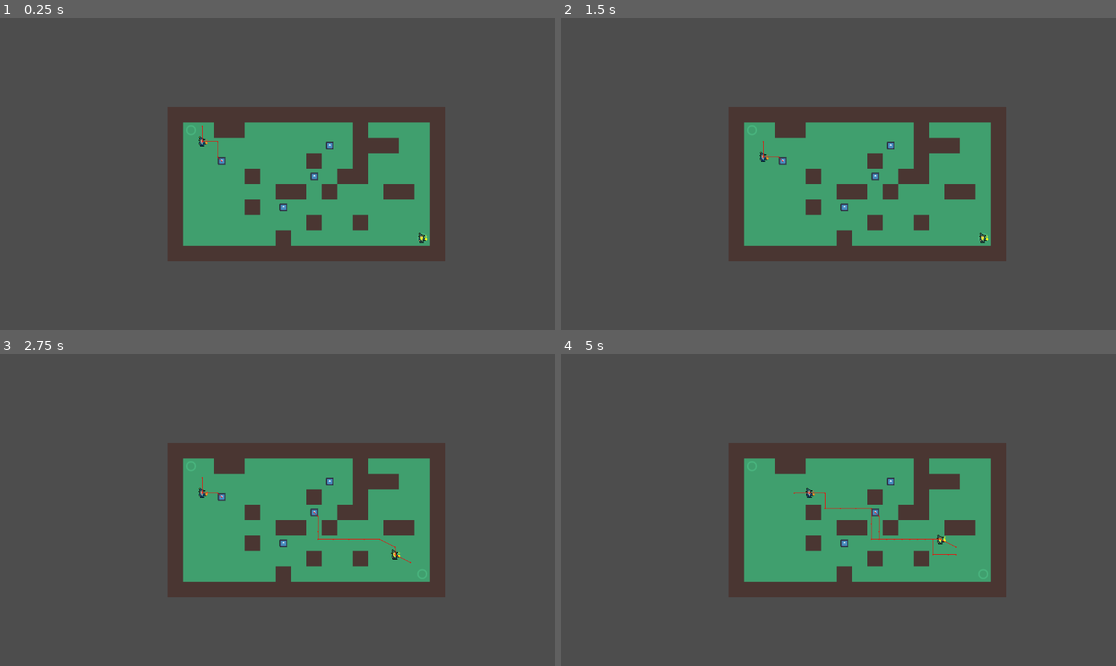
Above: before the commit, frames 1-4 (two rows, left to right).
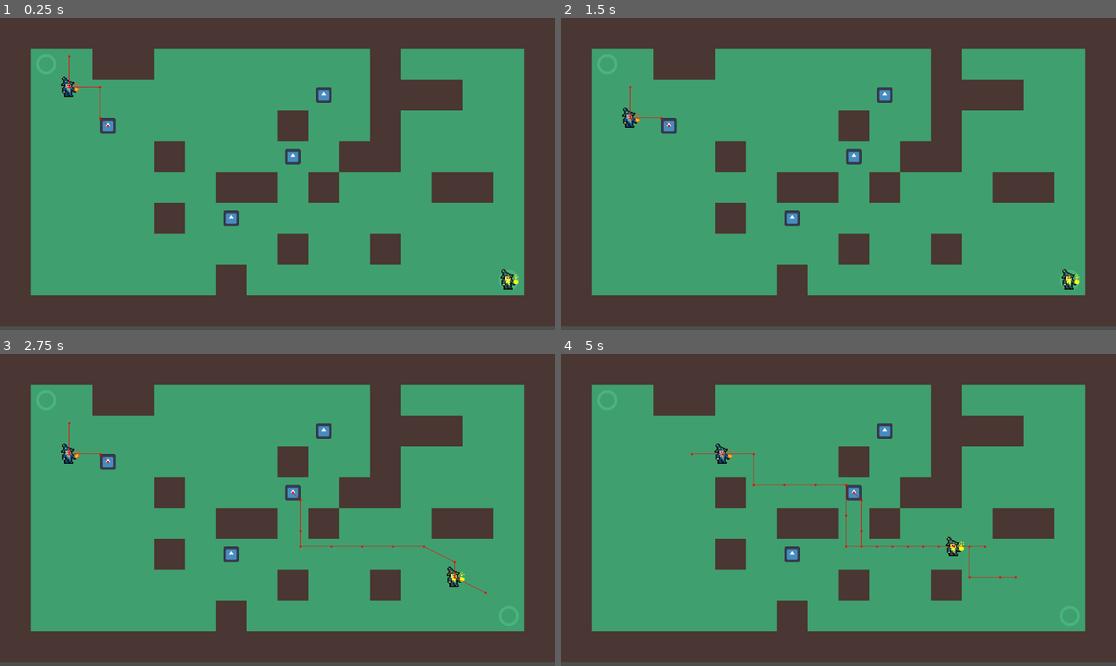
Above: after the commit, the same moments.

Repository: Crhonopost/poa-wizard
Game: Godot game, scene res://Level/level.tscn
The game is run twice, just before and just after one commit, with the same random seed, the same clock (stepped at 60 frames per second) and the same inputs. The engine's default icon, where the game draws it, is replaced by a stand-in: a white triangle on a blue panel in a dark square.
Inputs (mouse positions are in pixels of both pictures, inside the frame that each line leads up to):
- Up to frame 1 (0.25 s): no input
- Up to frame 2 (1.5 s): move the mouse to (960, 158) at 0.52 s; move the mouse to (727, 189) at 1.27 s
- Up to frame 3 (2.75 s): move the mouse to (333, 441) at 2.02 s
- Up to frame 4 (5 s): tap Enter at 2.75 s; move the mouse to (810, 572) at 2.77 s; move the mouse to (1005, 556) at 3.52 s; tap Space at 4.25 s; move the mouse to (672, 463) at 4.27 s

The runs differ from the first frame. In frame 1, 84% of the frame differs, in the area x 0-100%, y 0-99%; in frame 2, 84%; in frame 3, 85%; in frame 4, 85%.

Commit message:
restart level

Diff:
--- a/godot-wizard/Environement/terrain/terrain_generator.gd
+++ b/godot-wizard/Environement/terrain/terrain_generator.gd
@@ -83,11 +83,22 @@
 		return node.global_position
 	return placedSpells.map(callable)
 
-# Called when the node enters the scene tree for the first time.
-func _ready() -> void:
-	#print(get_cell_atlas_coords(0,Vector2i(0, 0)))
+func regenerate():
+	for coord in tabWall:
+		wallMap.erase_cell(coord)
+	tabWall.clear()
+	for flower in placedSpells:
+		flower.queue_free()
+	placedSpells.clear()
 	place_random_tiles()
 	place_spells()
 
+	groundMap.notify_runtime_tile_data_update()
+	groundMap.update_internals()
+
+# Called when the node enters the scene tree for the first time.
+func _ready() -> void:
+	regenerate()
+
 func _physics_process(delta: float) -> void:
 	check_flowers()
--- a/godot-wizard/Level/level.gd
+++ b/godot-wizard/Level/level.gd
@@ -7,27 +7,36 @@
 var currentWizardTurn = 0
 var gameFinished = false
 
-func onWizardDeath():
-	gameFinished = false
-	$UI.logMessage("un Wizard a été vaincu")
+signal gameStarted
+signal gameEnded(winner: String)
 
-func SwpanWiz(spawnPos):
+func SpawnWiz(spawnPos, team):
 	var wiz = wizard.instantiate() as Node2D
 	add_child(wiz)
 	wiz.position = spawnPos
-	wiz.get_node("LifeComponent").connect("dead",onWizardDeath)
+	wiz.setTeam(team)
+
+	var callback = func ():
+		gameFinished = true
+		gameEnded.emit(team)
+		print("dead " + team)
+
+	wiz.get_node("LifeComponent").connect("dead",callback)
 	wizardsInGame.append(wiz)
 	wiz.connect("finishedRound", turnFinished)
 	return wiz
 
 func _ready() -> void:
 	wizard = load("res://wizard/wizard.tscn")
+	startGame()
+
+func startGame():
 	var spawnPositions = $TerrainGenerator.get_spawn_positions()
-	SwpanWiz($TerrainGenerator.position + (Vector2) (spawnPositions[0]) * 64 + Vector2(32,32)).setTeam("A")
-	SwpanWiz($TerrainGenerator.position + (Vector2) (spawnPositions[1]) * 64 + Vector2(32,32)).setTeam("B")
+	SpawnWiz($TerrainGenerator.position + (Vector2) (spawnPositions[0]) * 64 + Vector2(32,32), "A")
+	SpawnWiz($TerrainGenerator.position + (Vector2) (spawnPositions[1]) * 64 + Vector2(32,32), "B")
 
 	nextWizardTurn()
-
+	gameStarted.emit()
 
 func turnFinished():
 	if(gameFinished): return
@@ -38,3 +47,12 @@
 	var wiz = wizardsInGame[currentWizardTurn]
 	wiz.restoreRoundState()
 	currentWizardTurn = (currentWizardTurn + 1)%wizardsInGame.size()
+
+
+func _on_restart_pressed() -> void:
+	$TerrainGenerator.regenerate()
+	gameFinished = false
+	for wizard in wizardsInGame:
+		wizard.queue_free()
+	wizardsInGame.clear()
+	startGame()
--- a/godot-wizard/Level/level.tscn
+++ b/godot-wizard/Level/level.tscn
@@ -1,24 +1,64 @@
-[gd_scene load_steps=5 format=3 uid="uid://c6tftftmajws1"]
+[gd_scene load_steps=6 format=3 uid="uid://c6tftftmajws1"]
 
 [ext_resource type="Script" path="res://Level/level.gd" id="1_1cw78"]
 [ext_resource type="Script" path="res://Level/environementInterface.gd" id="2_e4lgw"]
 [ext_resource type="PackedScene" uid="uid://ycu0wygg2xmh" path="res://Environement/terrain/terrain_generator.tscn" id="3_i05ra"]
 [ext_resource type="PackedScene" uid="uid://d36tw4r4q2nc2" path="res://UI/ui.tscn" id="3_p17gy"]
+[ext_resource type="PackedScene" uid="uid://ca0a0qceu1jl2" path="res://wizard/wizardIdle.tscn" id="5_b7ghc"]
 
-[node name="Level" type="Node2D"]
+[node name="InstanceManager" type="Node"]
+
+[node name="Level" type="Node2D" parent="."]
 script = ExtResource("1_1cw78")
 
-[node name="Environement" type="Node" parent="." groups=["environement"]]
+[node name="Environement" type="Node" parent="Level" groups=["environement"]]
 script = ExtResource("2_e4lgw")
 
-[node name="Camera2D" type="Camera2D" parent="."]
-position = Vector2(711, 470)
-zoom = Vector2(0.5, 0.5)
+[node name="TerrainGenerator" parent="Level" instance=ExtResource("3_i05ra")]
 
-[node name="TerrainGenerator" parent="." instance=ExtResource("3_i05ra")]
-position = Vector2(256, 192)
+[node name="Projectiles" type="Node2D" parent="Level" groups=["fixed_space"]]
 
 [node name="UI" parent="." instance=ExtResource("3_p17gy")]
-metadata/_edit_use_anchors_ = true
+size_flags_horizontal = 4
+size_flags_vertical = 4
 
-[node name="Projectiles" type="Node2D" parent="." groups=["fixed_space"]]
+[node name="FinishedGame" type="VBoxContainer" parent="UI"]
+layout_mode = 1
+anchors_preset = 8
+anchor_left = 0.5
+anchor_top = 0.5
+anchor_right = 0.5
+anchor_bottom = 0.5
+offset_left = -57.0
+offset_top = -17.5
+offset_right = 57.0
+offset_bottom = 17.5
+grow_horizontal = 2
+grow_vertical = 2
+
+[node name="HBoxContainer" type="HBoxContainer" parent="UI/FinishedGame"]
+layout_mode = 2
+size_flags_horizontal = 4
+alignment = 1
+
+[node name="WinnerText" type="Label" parent="UI/FinishedGame/HBoxContainer"]
+layout_mode = 2
+theme_override_font_sizes/font_size = 32
+text = "Wizard A won !"
+
+[node name="CenterContainer" type="CenterContainer" parent="UI/FinishedGame/HBoxContainer"]
+layout_mode = 2
+size_flags_vertical = 4
+
+[node name="WizardIdle" parent="UI/FinishedGame/HBoxContainer/CenterContainer" instance=ExtResource("5_b7ghc")]
+scale = Vector2(2, 2)
+offset = Vector2(32, 0)
+
+[node name="Restart" type="Button" parent="UI/FinishedGame"]
+layout_mode = 2
+size_flags_horizontal = 4
+text = "Restart ?"
+
+[connection signal="gameEnded" from="Level" to="UI" method="gameFinished"]
+[connection signal="gameStarted" from="Level" to="UI" method="gameStarted"]
+[connection signal="pressed" from="UI/FinishedGame/Restart" to="Level" method="_on_restart_pressed"]
--- a/godot-wizard/UI/ui.gd
+++ b/godot-wizard/UI/ui.gd
@@ -7,5 +7,17 @@
 	labelMsg.text = content
 	log.add_child(labelMsg)
 
-func _ready() -> void:
-	print($"../Environement".getFlowersPosition())
+func setLoser(wizardType):
+	if(wizardType == "B"):
+		$FinishedGame/HBoxContainer/WinnerText.text = "Wizard A won !"
+		$FinishedGame/HBoxContainer/CenterContainer/WizardIdle.play("wizardA")
+	else:
+		$FinishedGame/HBoxContainer/WinnerText.text = "Wizard B won !"
+		$FinishedGame/HBoxContainer/CenterContainer/WizardIdle.play("wizardB")
+
+func gameFinished(loser):
+	setLoser(loser)
+	visible = true
+
+func gameStarted():
+	visible = false
--- a/godot-wizard/wizard/leafs/can_play.gd
+++ b/godot-wizard/wizard/leafs/can_play.gd
@@ -2,7 +2,7 @@
 
 
 func tick(blackBoard: Dictionary) -> State:
-	if(blackBoard["can_play"]):
+	if(blackBoard["can_play"] && $"../../../LifeComponent".lifeAmount > 0):
 		return State.SUCCESS
 	else:
 		return State.FAILURE
--- a/godot-wizard/wizard/projectile.gd
+++ b/godot-wizard/wizard/projectile.gd
@@ -10,7 +10,7 @@
 
 func _physics_process(delta: float) -> void:
 	global_position += direction * speed * delta
-	$AnimatedSprite2D.rotation = direction.angle()
+	$AnimatedSprite2D.rotation = direction.angle() - deg_to_rad(90)
 
 
 func _on_damage_component_damage_dealt() -> void:
--- a/godot-wizard/wizard/wizard.tscn
+++ b/godot-wizard/wizard/wizard.tscn
@@ -14,7 +14,6 @@
 [ext_resource type="Script" path="res://wizard/leafs/is_enemy_in_sight.gd" id="7_sf7qp"]
 [ext_resource type="Script" path="res://wizard/leafs/fire.gd" id="8_jql4f"]
 [ext_resource type="Script" path="res://wizard/leafs/move_to_target.gd" id="9_3s8fs"]
-[ext_resource type="Script" path="res://wizard/leafs/is_target_to_close.gd" id="12_0fs6d"]
 [ext_resource type="Script" path="res://wizard/move_to_proj.gd" id="13_3a4bc"]
 [ext_resource type="Script" path="res://wizard/leafs/bt_node.gd" id="13_mh6jl"]
 [ext_resource type="PackedScene" uid="uid://ca0a0qceu1jl2" path="res://wizard/wizardIdle.tscn" id="15_4pb2k"]
@@ -104,12 +103,6 @@
 [node name="has_proj" type="Node" parent="BTRoot/sequence/main_selector/move_to_target"]
 script = ExtResource("5_78k4v")
 
-[node name="BTNot" type="Node" parent="BTRoot/sequence/main_selector/move_to_target"]
-script = ExtResource("7_rra1i")
-
-[node name="is_target_to_close" type="Node" parent="BTRoot/sequence/main_selector/move_to_target/BTNot"]
-script = ExtResource("12_0fs6d")
-
 [node name="move_to_target" type="Node" parent="BTRoot/sequence/main_selector/move_to_target"]
 script = ExtResource("9_3s8fs")
 
Not shown: 1 places in godot-wizard/wizard/wizard.tscn that only renumber resources
